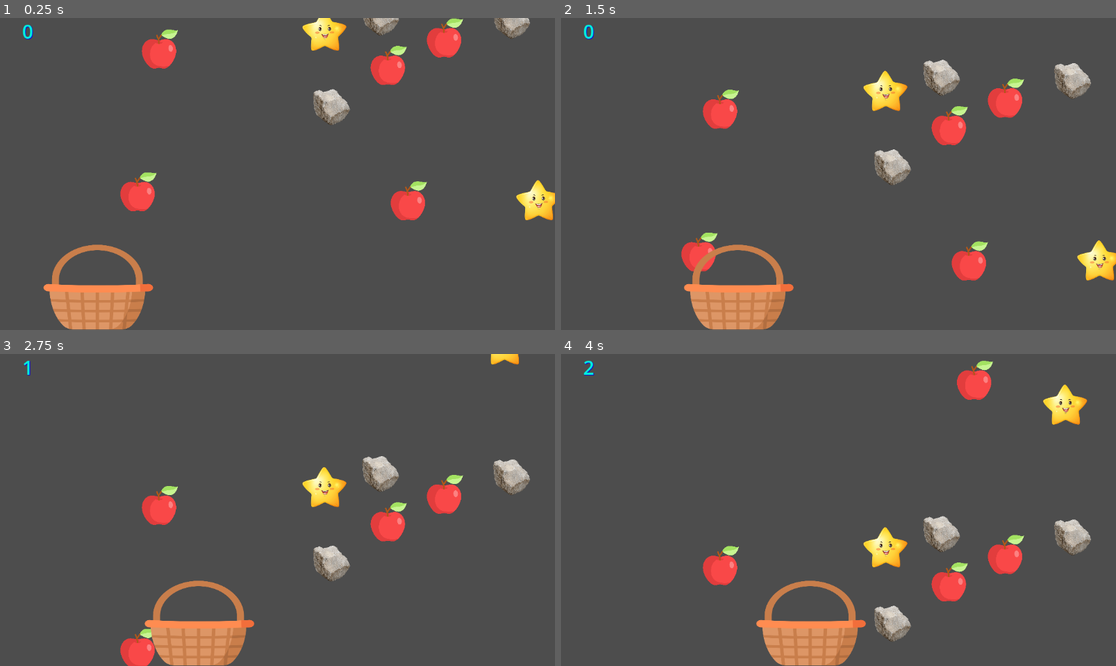
Above: before the commit, frames 1-4 (two rows, left to right).
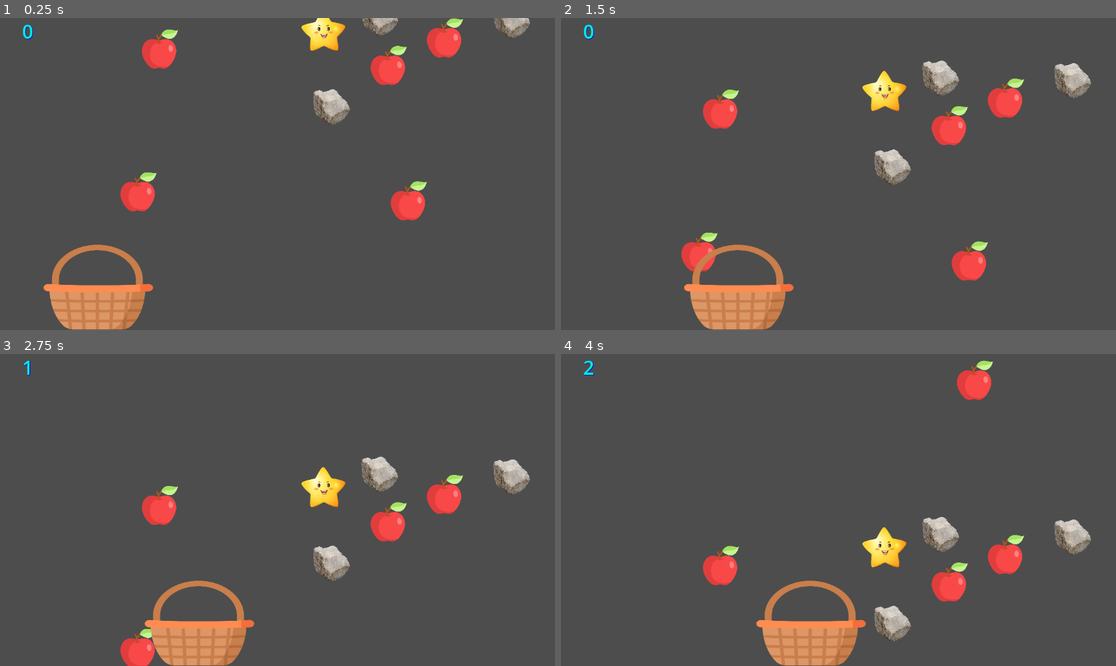
Above: after the commit, the same moments.

Repository: KhanakKRDS/apple_basket_2025
Game: Godot game, scene res://better_apples.tscn
Two runs of this game, one before a commit and one after it. Both use one fixed random seed, a clock stepped at 60 frames per second and the inputs below.
Inputs:
- Up to frame 1 (0.25 s): no input
- Up to frame 2 (1.5 s): hold Right 0.53-1.28 s; hold Left from 1.28 s (still down)
- Up to frame 3 (2.75 s): release Left at 2.03 s; hold Right from 2.03 s (still down)
- Up to frame 4 (4 s): release Right at 3.53 s; hold Left from 3.53 s (still down)

The runs differ from the first frame. In frame 1, 0.8% of the frame differs, in the area x 54-100%, y 0-65%; in frame 2, 0.9%; in frame 3, 0.5%; in frame 4, 0.9%, in the area x 54-95%, y 9-69%.

Commit message:
star timer working

Diff:
--- a/apple-catcher/better_apples.tscn
+++ b/apple-catcher/better_apples.tscn
@@ -24,6 +24,16 @@
 
 [node name="BetterApples" type="Node2D"]
 
+[node name="score" type="Label" parent="."]
+offset_right = 115.0
+offset_bottom = 55.0
+theme_override_colors/font_color = Color(0, 0.941176, 0.866667, 1)
+theme_override_colors/font_shadow_color = Color(0, 0, 0.945098, 1)
+theme_override_font_sizes/font_size = 40
+text = "0"
+horizontal_alignment = 1
+vertical_alignment = 1
+
 [node name="apple" type="CharacterBody2D" parent="."]
 position = Vector2(182, -62)
 script = ExtResource("3_glxhr")
@@ -36,16 +46,6 @@
 [node name="apple_collison" type="CollisionShape2D" parent="apple"]
 position = Vector2(-1, 1)
 shape = SubResource("CircleShape2D_mscbv")
-
-[node name="score" type="Label" parent="."]
-offset_right = 115.0
-offset_bottom = 44.0
-theme_override_colors/font_color = Color(0, 0.941176, 0.866667, 1)
-theme_override_colors/font_shadow_color = Color(0, 0, 0.945098, 1)
-theme_override_font_sizes/font_size = 40
-text = "0"
-horizontal_alignment = 1
-vertical_alignment = 1
 
 [node name="star" type="CharacterBody2D" parent="."]
 position = Vector2(337, -68)
@@ -61,7 +61,8 @@
 shape = SubResource("RectangleShape2D_vio3b")
 
 [node name="Timer" type="Timer" parent="star"]
-wait_time = 30.0
+wait_time = 120.0
+autostart = true
 
 [node name="stone" type="CharacterBody2D" parent="."]
 position = Vector2(526, -67)
--- a/apple-catcher/star.gd
+++ b/apple-catcher/star.gd
@@ -1,14 +1,19 @@
 extends CharacterBody2D
 
 var min_x = 0 # position of stars
-var max_x = 1152 # position of stars
-var num_stars = 2 #number of stars visible on screen at a time
+var max_x = 1145 # position of stars
+var num_stars = 1 #number of stars visible on screen at a time
 var new_stars = [] # stores sll the new stars made
-var time = Timer # 30s timer
+var star = 0
+@onready var timer: Timer = $Timer # 30s timer
+@onready var power_up: Sprite2D = $star_image # power up star
 
 
 func _ready():
 	_multiple_stars(num_stars)
+	timer.timeout.connect(_on_timer_timeout)
+	power_up.visible = false # starts with false
+
 
 func _physics_process(delta: float) -> void:
 	for star in new_stars:
@@ -16,22 +21,24 @@
 		star.move_and_slide()
 
 		#resets the star to zero if the star is outside the screen
-		if star.position.y >648:
-			star.position.x = randf_range(min_x, max_x)
-			star.position.y = 0
+		#if star.position.y >648:
+			#star.position.x = randf_range(min_x, max_x)
+			#star.position.y = 0
+
 
 func _multiple_stars(num_stars):
 	for i in range(num_stars):
 		#sprite for star image
-		var star = CharacterBody2D.new()
-		var sprite = Sprite2D.new()
-		sprite.texture = preload("res://star.png")
+		var star = CharacterBody2D.new() #making new CharaterBody
+		var sprite = Sprite2D.new() #making new Sprite2D
+		sprite.texture = preload("res://star.png") #duplicate of this image
 		sprite.scale = Vector2(0.35, 0.35) # size of the star
 		star.add_child(sprite) # adding the new star sprite image as its child of the original star
 
 		#collision layer for each star
 		var shape = CollisionShape2D.new()
 		shape.shape = RectangleShape2D.new()
+		#size of collision shape
 		shape.shape.extents = sprite.texture.get_size() * sprite.scale * 0.5
 		star.add_child(shape)
 
@@ -39,12 +46,18 @@
 		star.position = Vector2(randf_range(min_x, max_x), randf_range(0,600))
 		star.velocity = Vector2(0, 200)
 
-		#connecting to increase the score
+		#add new star to the node scene
 		add_child(star)
 		new_stars.append(star)
+		#connect the star with basket
 		var basket = get_node("basket")
 		star.connect("body_entered", Callable(basket, "_on_body_entered"))
 
+#visbility of the star(power up)
+func _on_timer_timeout() -> void:
+	if power_up.visible == true:
+		power_up.show()
 
-func _on_timer_timeout() -> void:
-	pass
+
+	else:
+		power_up.hide()
